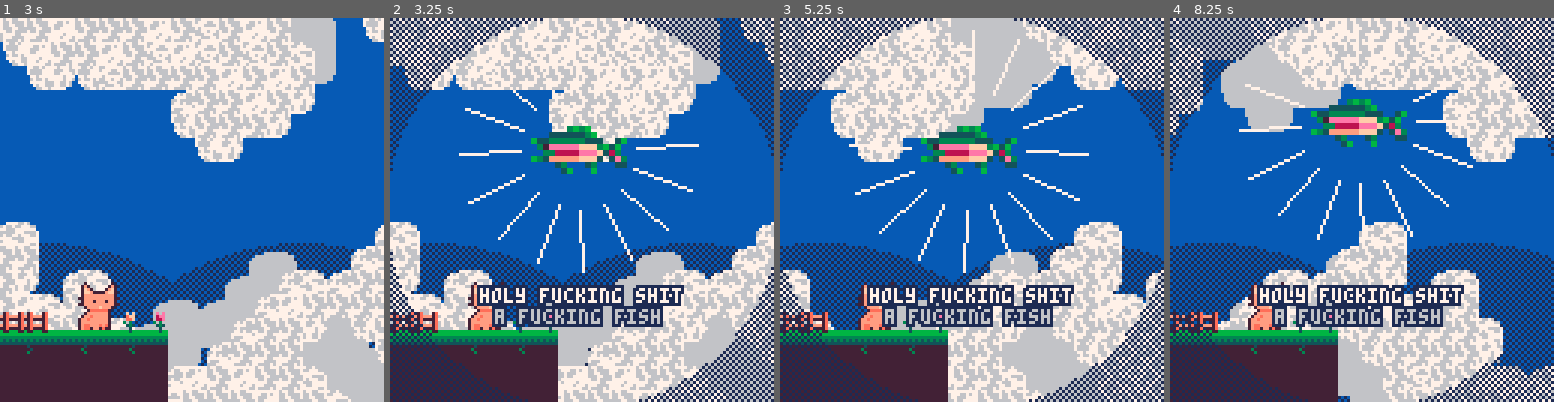
Above: before the commit, frames 1-4 (left to right).
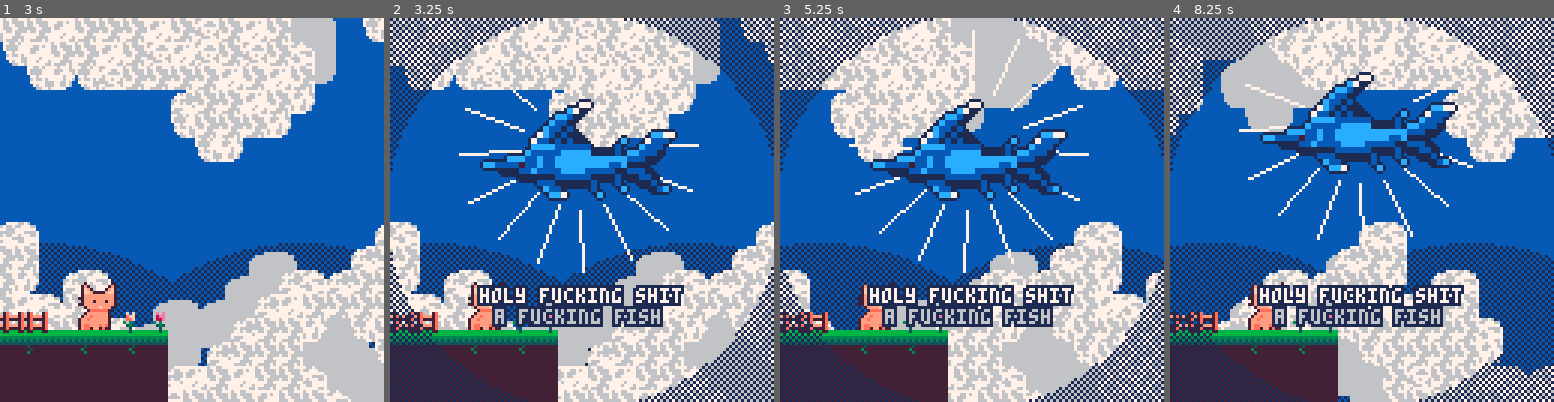
Above: after the commit, the same moments.

Repository: alexhlocke/AlexKotaFirstCart
Game: PICO-8 cartridge alex_fishart.p8
Two runs of this game, one before a commit and one after it. Both use one fixed random seed, a clock stepped at 60 frames per second and the inputs below.
Inputs:
- Up to frame 1 (3 s): no input
- Up to frame 2 (3.25 s): hold Left from 3.08 s (still down)
- Up to frame 3 (5.25 s): release Left at 3.58 s; hold Left from 5.08 s (still down)
- Up to frame 4 (8.25 s): release Left at 5.68 s; hold Left from 8.12 s (still down)

Frame 1 is identical in both runs. In frame 2, 5.3% of the frame differs, in the area x 23-75%, y 21-48%; in frame 3, 5.4%; in frame 4, 5.3%.

Commit message:
osspr function added
Added an osspr function in alex_fishart that outlines special sprites [sspr]

Diff:
--- a/alex_fishart.p8
+++ b/alex_fishart.p8
@@ -23,6 +23,44 @@
 --(set x=63 to center on screen)
 function bprint_cent(str,x,y,c,bc)
  bprint(str,x-(#str*2),y,c,bc)
+end
+
+--outlined sprite
+function ospr(c, n, x, y, w, h, flip_x, flip_y)
+	w = w or 1
+	h = h or 1
+	flip_x = flip_x or false
+	flip_y = flip_y or false
+
+	pal({[0]=c,c,c,c,c,c,c,c,c,c,c,c,c,c,c,c}, 0)
+
+	spr(n, x-1, y, w, h, flip_x, flip_y)
+	spr(n, x+1, y, w, h, flip_x, flip_y)
+	spr(n, x, y-1, w, h, flip_x, flip_y)
+	spr(n, x, y+1, w, h, flip_x, flip_y)
+
+	pal(0)
+
+	spr(n, x, y, w, h, flip_x, flip_y)
+end
+
+--outlined special sprite
+function osspr(c, sx, sy, sw, sh, dx, dy, dw, dh)
+	w = w or 1
+	h = h or 1
+	flip_x = flip_x or false
+	flip_y = flip_y or false
+
+	pal({[0]=c,c,c,c,c,c,c,c,c,c,c,c,c,c,c,c}, 0)
+
+	sspr(sx,sy,sw,sh,dx-1,dy,dw,dh)
+	sspr(sx,sy,sw,sh,dx,dy-1,dw,dh)
+	sspr(sx,sy,sw,sh,dx+1,dy,dw,dh)
+	sspr(sx,sy,sw,sh,dx,dy+1,dw,dh)
+
+	pal(0)
+
+	sspr(sx,sy,sw,sh,dx,dy,dw,dh)
 end
 
 
@@ -140,8 +178,8 @@
 --testfish
 fish={
  name="mfing trout"
- ,sprt=6
- ,w=2,h=1
+ ,sprt=12
+ ,w=4,h=2
  ,shinycols={
    {4,2}
   ,{9,14}
@@ -172,7 +210,7 @@
  draw_flourish_lines(63,y+14)
 
 -- set_shiny_pal(fish)
-	sspr(fish.sprt%16*8,flr(fish.sprt/16)*8
+	osspr(1, fish.sprt%16*8,flr(fish.sprt/16)*8
   ,w,h
   ,63-w*scale/2,y-h*scale/2
   ,w*scale,h*scale)
